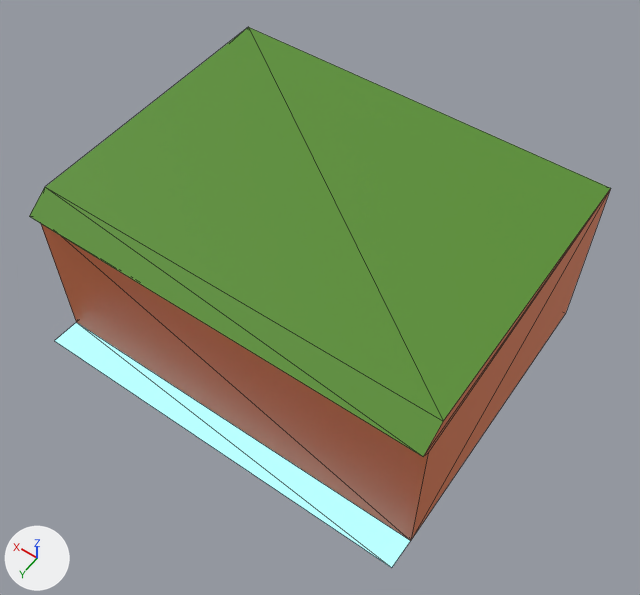
The glTF model assets/models/tiles/tile_island_edge.glb: old version first, new version second.
One viewpoint serves both versions: a camera (50 mm lens) standing at (-0.628, 0.786, 1.096) and looking at (-0.034, -0.046, -0.211). The lights are fixed; the arrows at lower left show +X, +Y and +Z. The first picture is the older version. Mesh edges are drawn as thin lines. Vertices at exactly the same position are counted once.

The first picture shows 'tile_island_edge'.
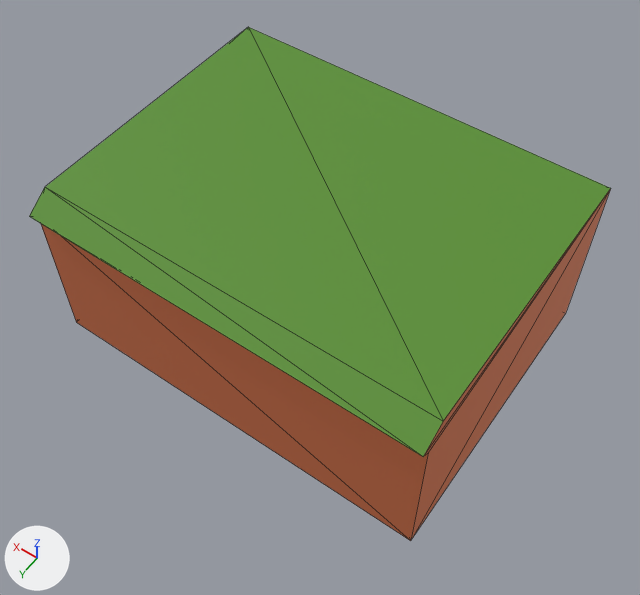
The change, as a list of edits to the scene's bpy script:
```text
Change me_tile_cliff_straight_mesh_005:
    used by ob_tile_island_edge; location = (0.0, 0.0, 0.0)
    verts and faces of me_tile_cliff_straight_mesh_005; kept vertices keep their numbers, new ones are numbered from 14
    before: 10 (0.4, 0.2, -0.36) at pixel (76, 322), 11 (-0.4, 0.2, -0.36) at pixel (410, 540), 12 (0.4, 0.26, -0.356) at pixel (54, 340), 13 (-0.4, 0.26, -0.356) at pixel (391, 567)
    remove me_tile_cliff_straight_mesh_005.from_pydata(...)  # 14 vertices, 22 faces; spans x -0.4..0.4, y -0.4..0.26, z -0.36..0.0
    add me_tile_cliff_straight_mesh_005.from_pydata(...)  # 12 vertices, 20 faces; spans x -0.4..0.4, y -0.4..0.216, z -0.36..0.0
    me_tile_cliff_straight_mesh_005 part 1
    add delete_vertices([12, 13])  # with the faces that use them
```

Location of each change, [x1, y1, x2, y2] in pixels of the pictures (640 x 595 px):
'tile_island_edge', reshaped
    before: [29, 27, 611, 568]
    after: [29, 27, 611, 541]
part 1 of me_tile_cliff_straight_mesh_005, deleted
    before: [55, 322, 410, 568]
